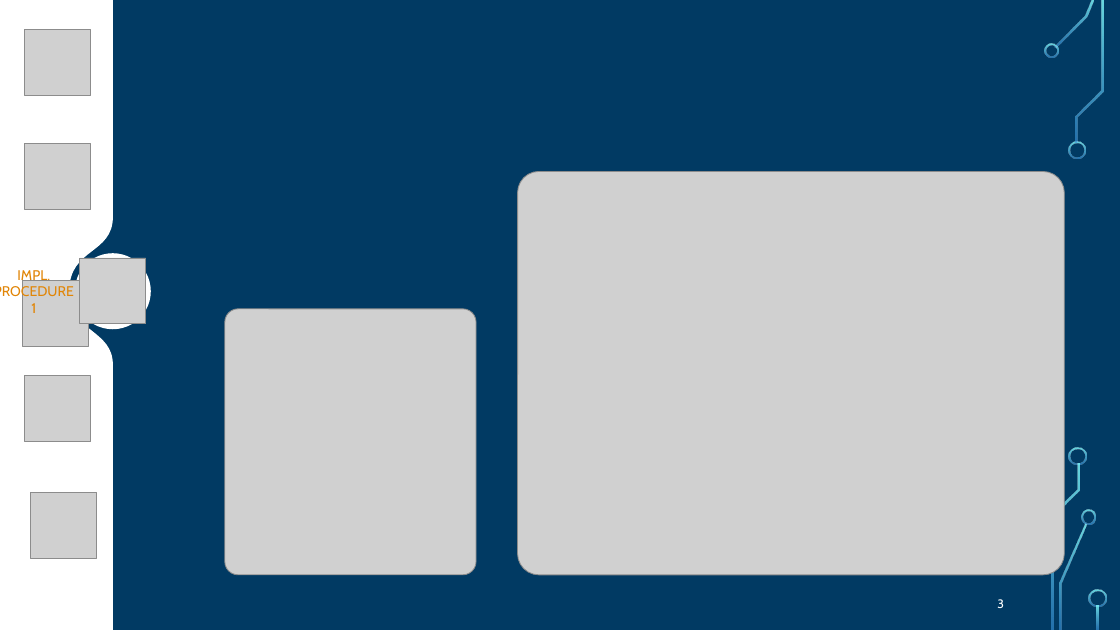
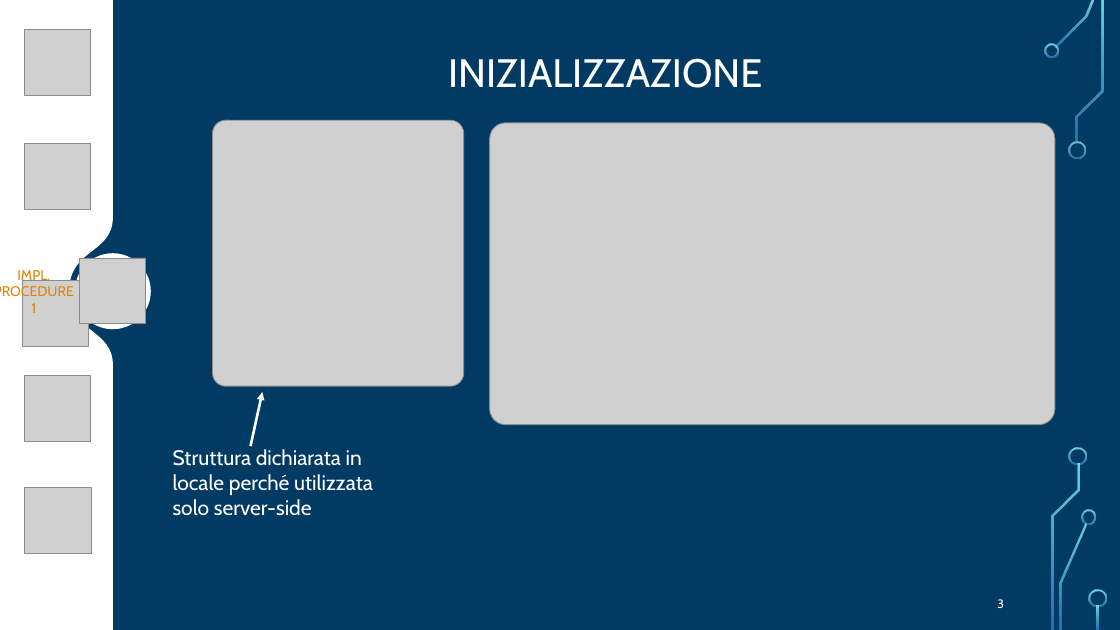
Before and after one commit to FlippaFloppa/Reti-di-Calcolatori-gruppo-Lore, a slide deck: slide 3 of Esercitazione_9/esercitazione9.pptx. Drawn at 1120x630 pixels with LibreOffice and Linux fonts; fonts in the diff are those of the drawing; grey boxes stand for pictures; background and template pictures are left out. Boxes give left, top, right and bottom in pixels: in the first picture for what was removed or moved away, otherwise in the second. Text is boxed around its words. In the diff, an @@ line names an element or a change of style, - is before the commit and + after.

```diff
--- a/Esercitazione_9/esercitazione9.pptx
+++ b/Esercitazione_9/esercitazione9.pptx
@@ text added at [448,58,762,88], 34 pt, text #FFFFFF @@
+INIZIALIZZAZIONE
@@ picture: place and size @@
-picture at [225,309,476,576]
+picture at [213,120,464,386]
@@ picture: place and size @@
-picture at [518,171,1065,575]
+picture at [490,123,1055,424]
@@ arrow added from (250, 446) to (262, 392), #FFFFFF 2.25 pt @@
@@ text added at [173,449,373,516], 18 pt, text #FFFFFF @@
+Struttura dichiarata in locale perché utilizzata solo server-side
@@ picture: place and size @@
-picture at [31,492,97,559]
+picture at [24,487,91,554]
```
Also in this commit, not shown: 4 other slides changed, 2 other files.
